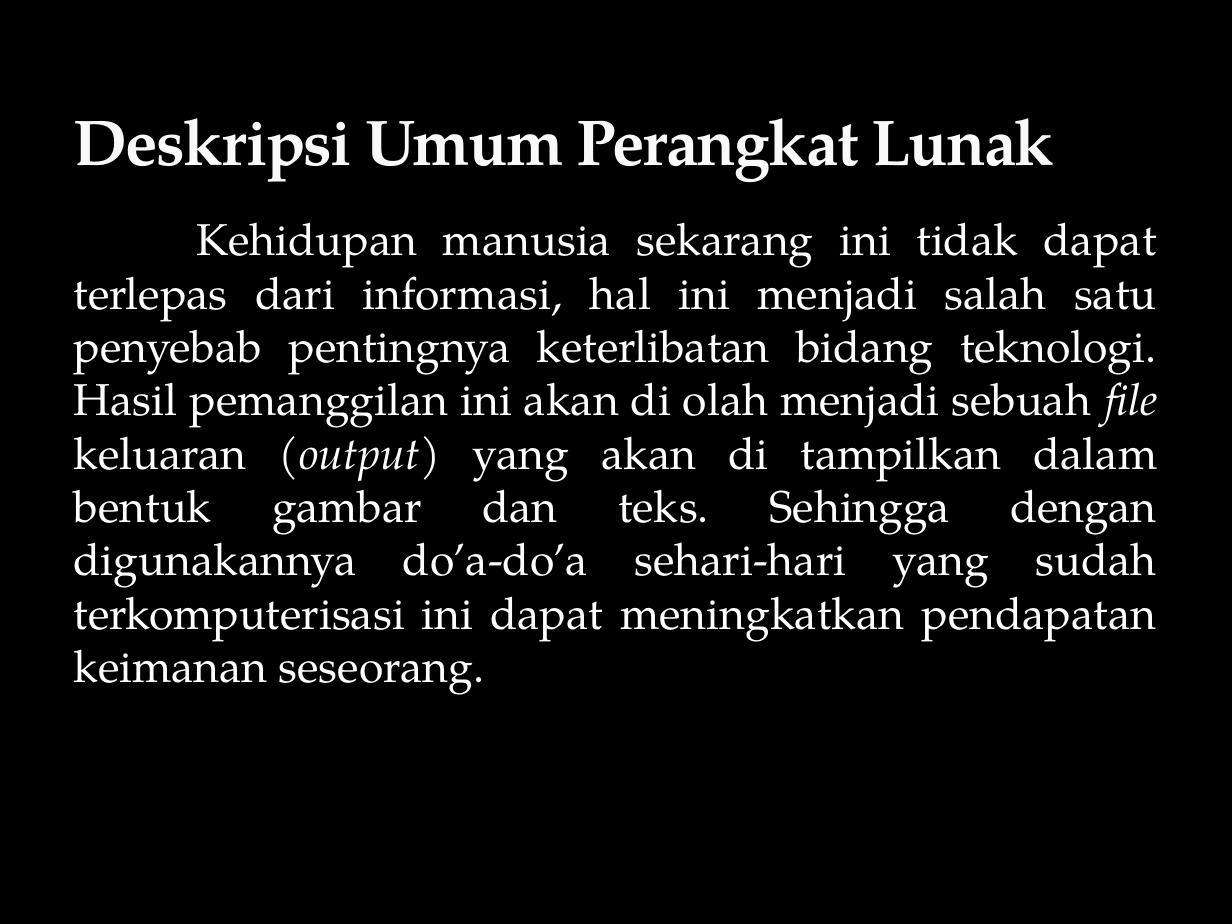
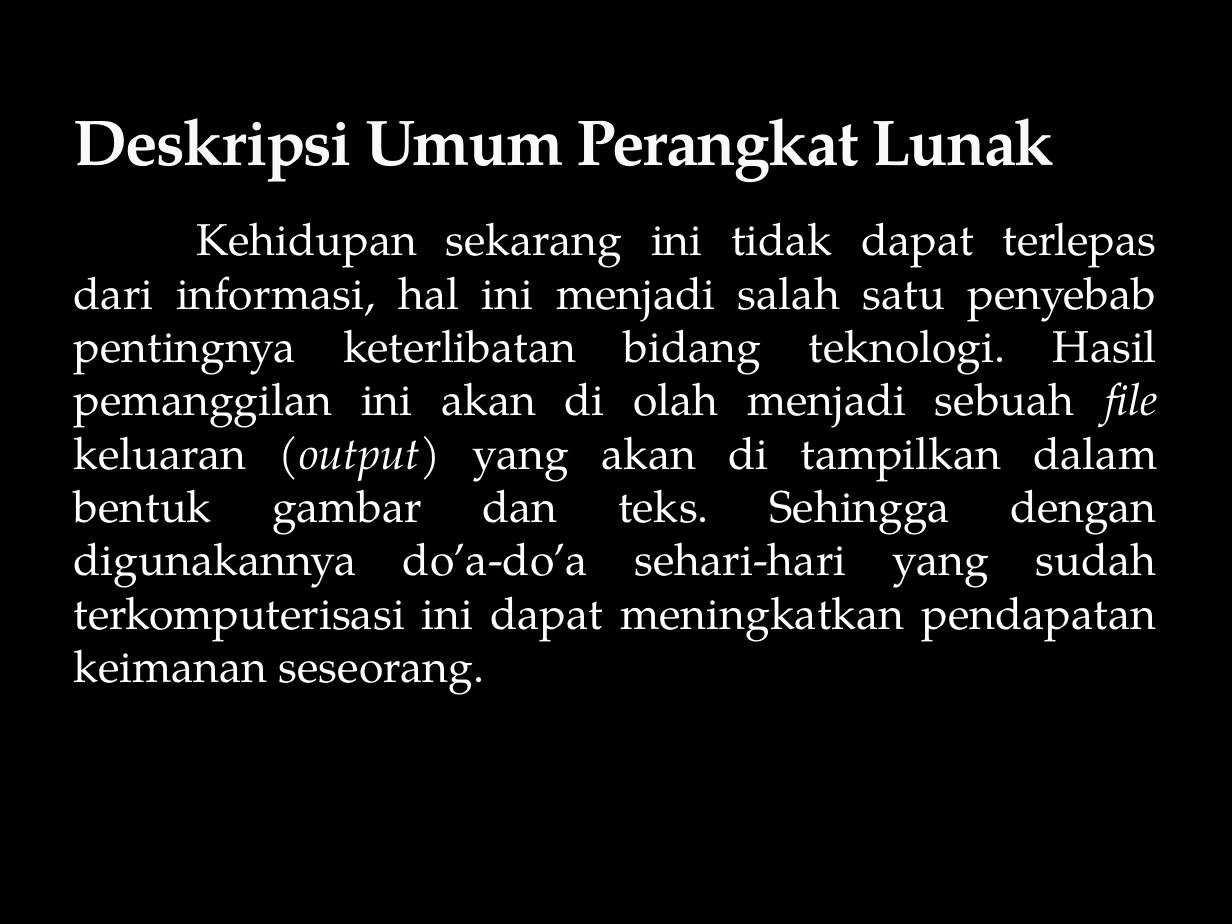
Before and after one commit to NenengSapuroh/Tugas_usecase_pizza, a slide deck: slide 2 of Tubes/power point Aplikasi Do’a Sehari-hari.pptx. Drawn at 1232x924 pixels with LibreOffice and Linux fonts; fonts in the diff are those of the drawing; background and template pictures are left out. Boxes give left, top, right and bottom in pixels: in the first picture for what was removed or moved away, otherwise in the second. Text is boxed around its words. In the diff, an @@ line names an element or a change of style, - is before the commit and + after.

```diff
--- a/Tubes/power point Aplikasi Do’a Sehari-hari.pptx
+++ b/Tubes/power point Aplikasi Do’a Sehari-hari.pptx
@@ text at (74,222,1158,695): text changed @@
-Kehidupan manusia sekarang ini tidak dapat terlepas dari informasi, hal ini menjadi salah satu penyebab pentingnya keterlibatan bidang teknologi. Hasil pemanggilan ini akan di olah menjadi sebuah file keluaran (output) yang akan di tampilkan dalam bentuk gambar dan teks. Sehingga dengan digunakannya do’a-do’a sehari-hari yang sudah terkomputerisasi ini dapat meningkatkan pendapatan keimanan seseorang.
+Kehidupan sekarang ini tidak dapat terlepas dari informasi, hal ini menjadi salah satu penyebab pentingnya keterlibatan bidang teknologi. Hasil pemanggilan ini akan di olah menjadi sebuah file keluaran (output) yang akan di tampilkan dalam bentuk gambar dan teks. Sehingga dengan digunakannya do’a-do’a sehari-hari yang sudah terkomputerisasi ini dapat meningkatkan pendapatan keimanan seseorang.
```
Also in this commit, not shown: 4 other slides changed, 1 slide added, 3 slides removed, 5 other files.
